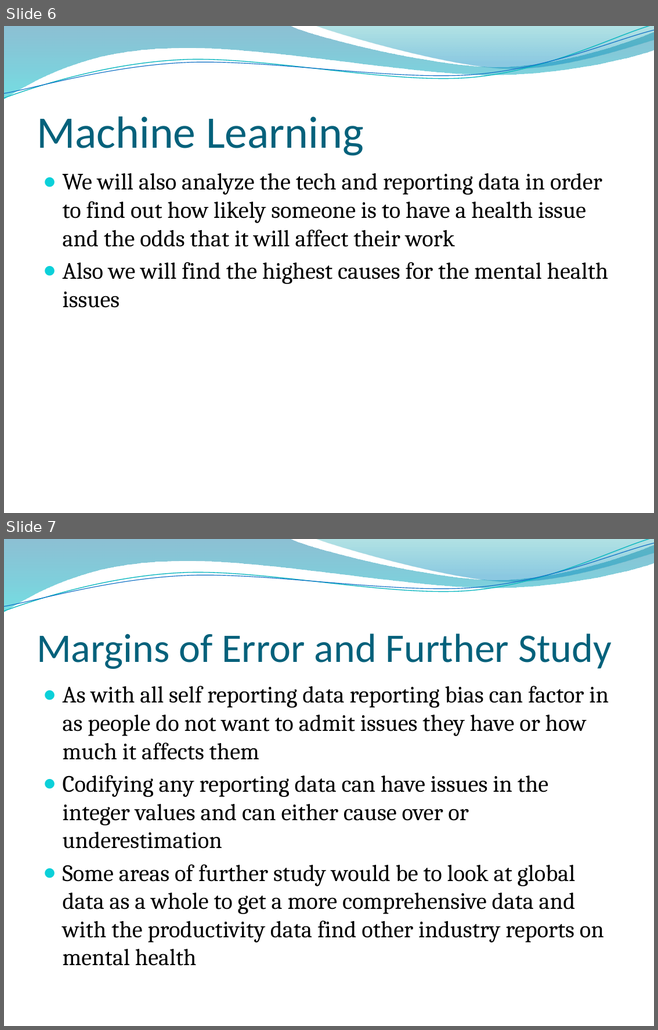
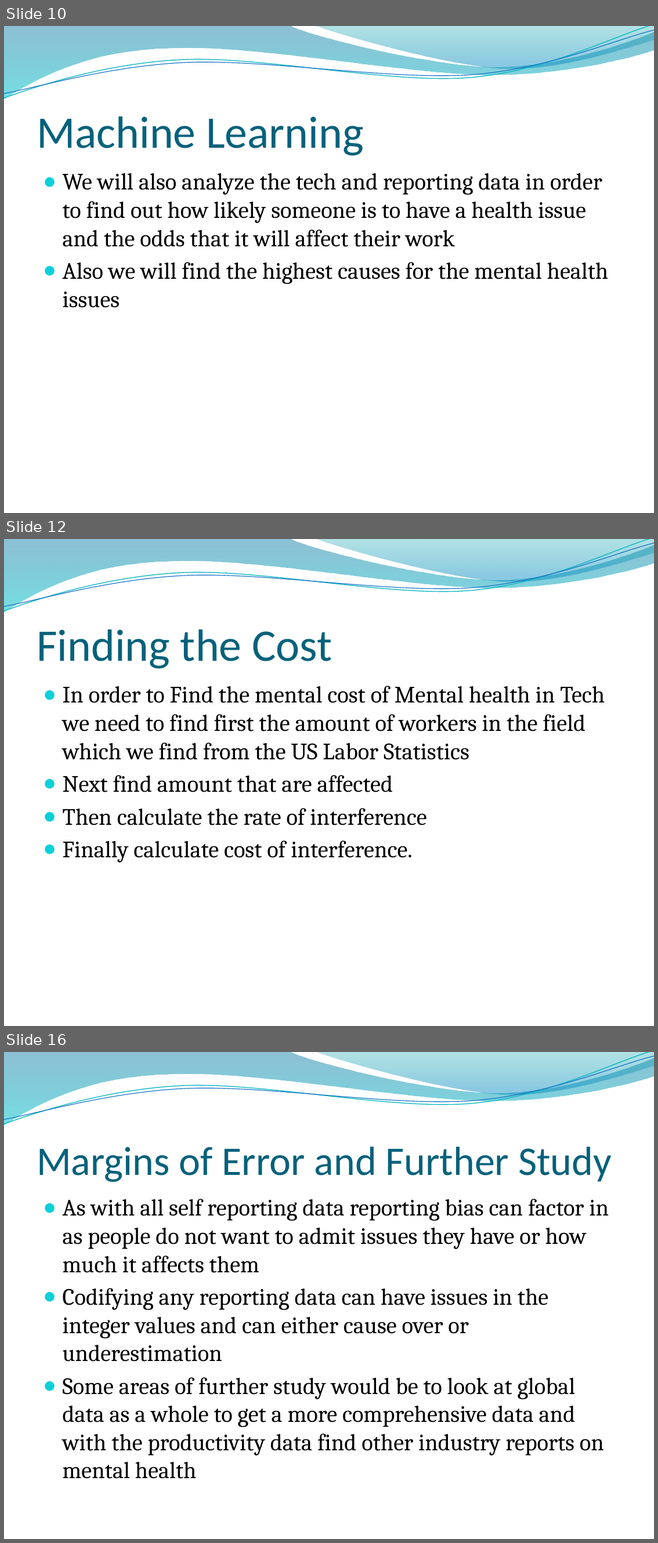
Before and after one commit to jrearth/Psych_and_Tech, a slide deck: Mental Health in Tech pres.pptx. Shown one above the other, each under a label of ours: slides 6 and 7 before the commit, slides 10, 12 and 16 after it; the slides between them are not shown. The pictures are 658x1030 and 658x1543 pixels, drawn with LibreOffice and Linux fonts; fonts in the diff are those of the drawing; background and template pictures are left out. Boxes give left, top, right and bottom in pixels: in the first picture for what was removed or moved away, otherwise in the second. Text is boxed around its words. In the diff, an @@ line names an element or a change of style, - is before the commit and + after.

```diff
--- a/Mental Health in Tech pres.pptx
+++ b/Mental Health in Tech pres.pptx
@@ slide 12 added at (4,539,654,1026), background picture (left out); not listed: 4 template elements that a slide beside it also shows @@
@@ title added at (36,629,332,669), 50 pt, text #04617B @@
+Finding the Cost
@@ text added at (63,686,604,863), 26 pt, text #000000 @@
+● In order to Find the mental cost of Mental health in Tech we need to find first the amount of workers in the field which we find from the US Labor Statistics
+● Next find amount that are affected
+● Then calculate the rate of interference
+● Finally calculate cost of interference.
@@ what was slide 6 is now slide 10 @@
@@ what was slide 7 is now slide 16 @@
```
Also in this commit, not shown: 1 slide changed, 7 other slides added.
